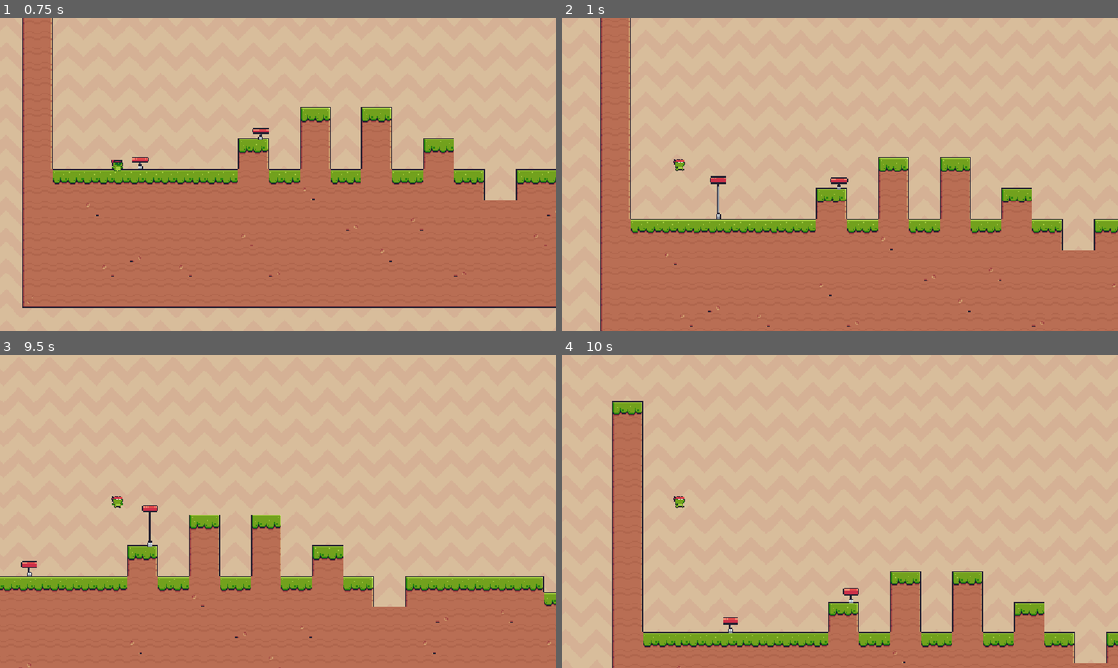
Above: before the commit, frames 1-4 (two rows, left to right).
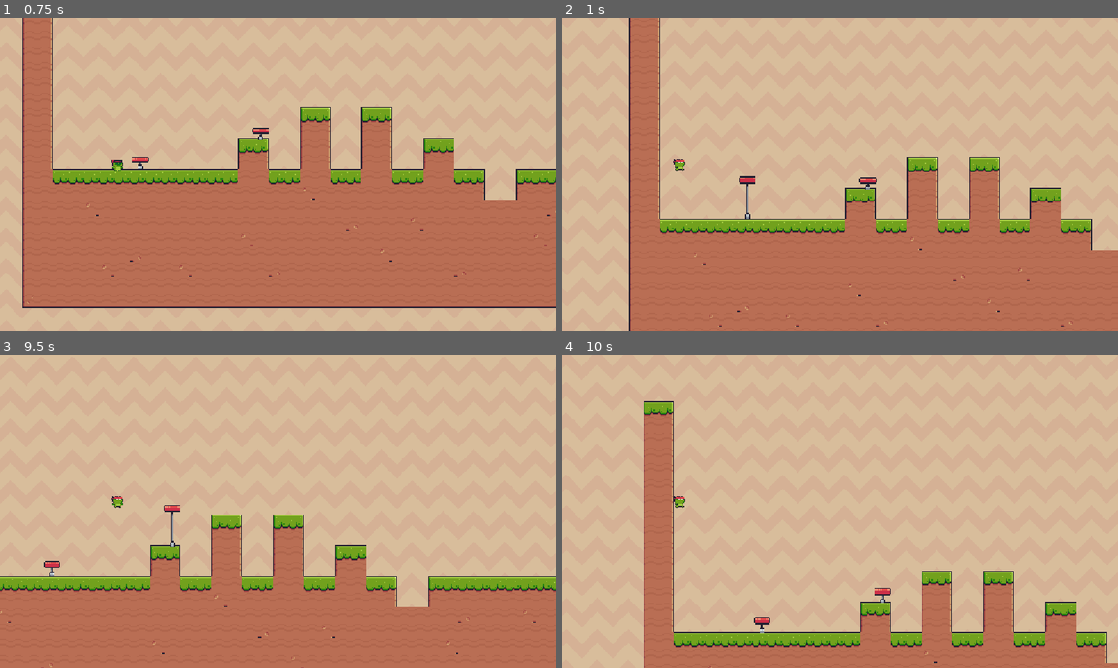
Above: after the commit, the same moments.

Repository: felizhsu0503/platformer-thingy
Game: Godot game, scene res://srcs/assets/node_2d.tscn
Same seed, same stepped clock (60 frames per second), same inputs: the game is played once before the commit and once after it.
Inputs:
- Up to frame 1 (0.75 s): hold D (right) from 0.53 s (still down)
- Up to frame 2 (1 s): keep holding D (right); tap W (up) at 0.77 s
- Up to frame 3 (9.5 s): tap W (up) at 1.52, 3.02, 3.77, 4.52, 6.02, 6.77, 7.52, 9.02 s; release D (right) at 2.03 s; hold A (left) 2.03-2.78 s; tap Enter at 2.75 s; hold D (right) 2.78-4.28 s; hold A (left) 4.28-5.03 s; hold D (right) 5.03-5.78 s; hold A (left) 5.78-7.28 s; hold D (right) from 7.28 s (still down)
- Up to frame 4 (10 s): release D (right) at 9.53 s; hold A (left) from 9.53 s (still down); tap W (up) at 9.77 s

Frame 1 is identical in both runs. In frame 2, 19% of the frame differs, in the area x 6-100%, y 0-100%; in frame 3, 9.0%; in frame 4, 19%.

Commit message:
8756

Diff:
--- a/1.gd
+++ b/1.gd
@@ -1,7 +1,7 @@
 extends AnimatedSprite2D
 
 
-@export var bounce_velocity := Vector2(-600.0, -600.0)
+@export var bounce_velocity := Vector2(-1000.0, -600.0)
 
 func _on_area_2d_body_entered(body: Node2D) -> void:
 	if not body is Player:
@@ -9,4 +9,3 @@
 
 	play("activate")
 	body.apply_bounce(bounce_velocity)
-\
